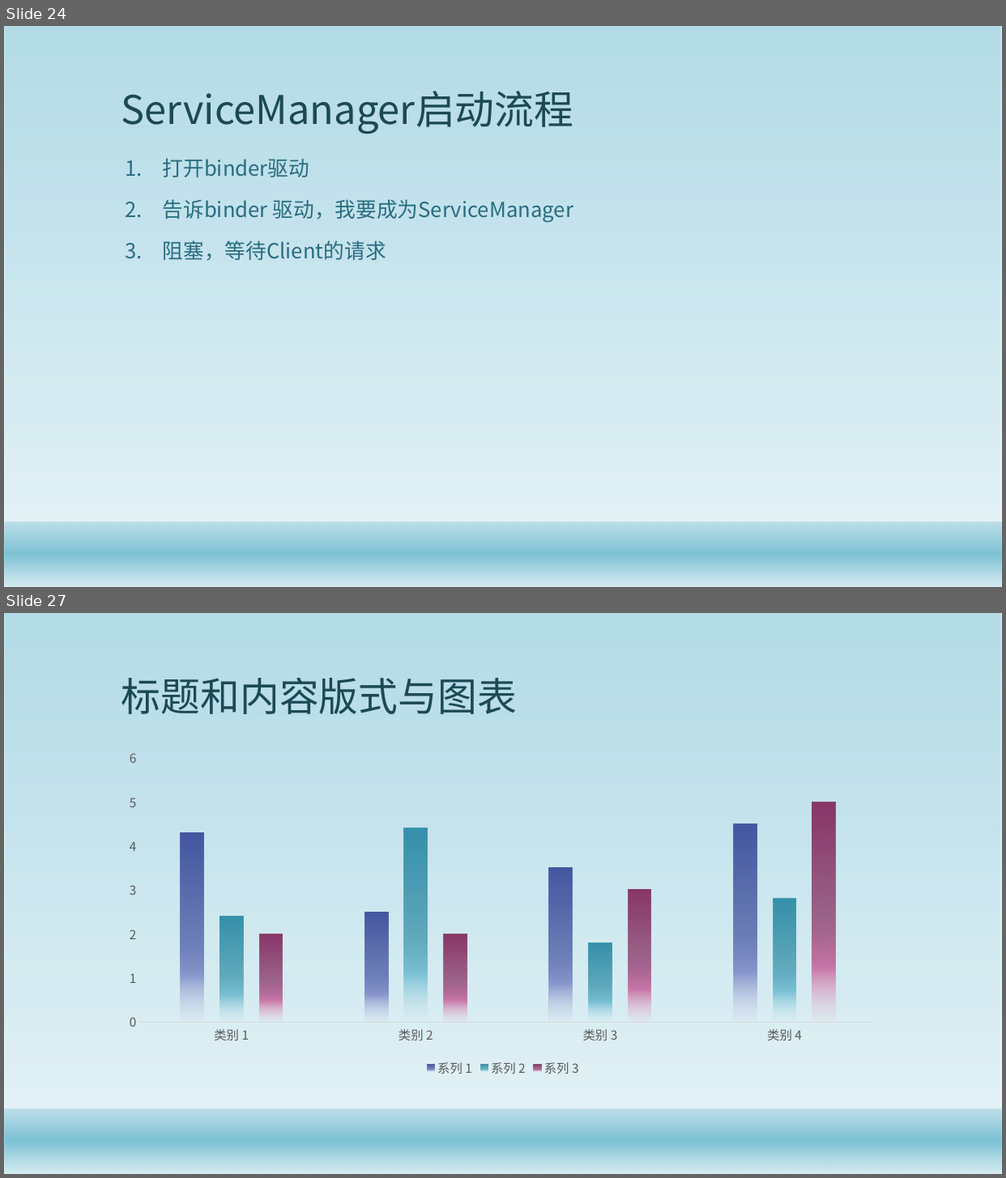
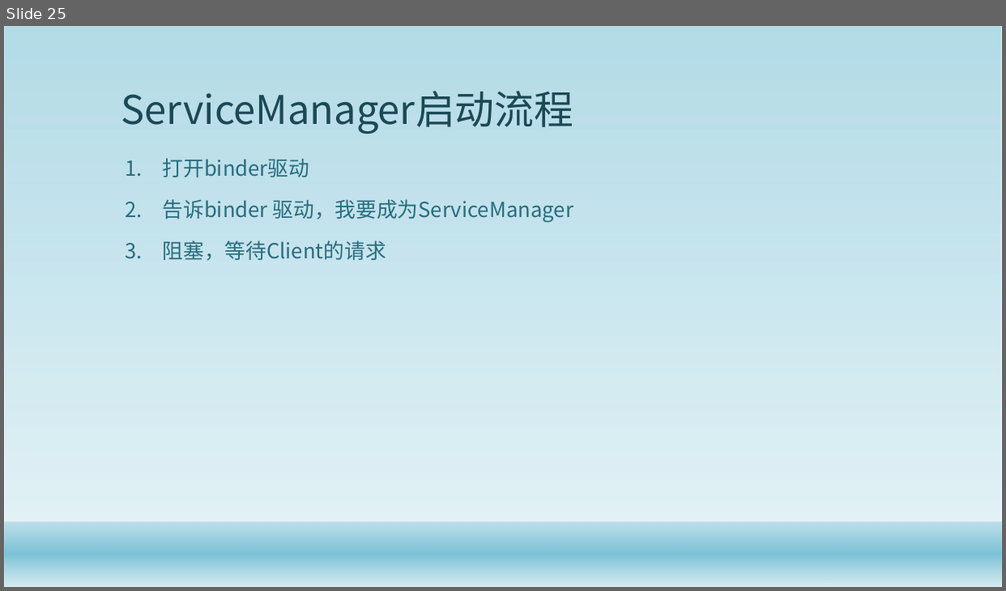
Before and after one commit to gaozhuo/binder-, a slide deck: 技术分享.pptx. Shown one above the other, each under a label of ours: slides 24 and 27 before the commit, slide 25 after it; the slides between them are not shown. The pictures are 1006x1178 and 1006x591 pixels, drawn with LibreOffice and Linux fonts; fonts in the diff are those of the drawing; background and template pictures are left out. Boxes give left, top, right and bottom in pixels: in the first picture for what was removed or moved away, otherwise in the second. Text is boxed around its words. In the diff, an @@ line names an element or a change of style, - is before the commit and + after.

```diff
--- a/技术分享.pptx
+++ b/技术分享.pptx
@@ slide 27 removed at [4,613,1002,1174], background #FFFFFF; not listed: 2 template elements that a slide beside it also shows @@
@@ title removed at [121,678,517,714] @@
-标题和内容版式与图表
@@ column chart removed at [114,742,893,1081] @@
-categories: 类别 1, 类别 2, 类别 3, 类别 4
-系列 1: 4.3, 2.5, 3.5, 4.5
-系列 2: 2.4, 4.4, 1.8, 2.8
-系列 3: 2, 2, 3, 5
@@ what was slide 24 is now slide 25 @@
```
Also in this commit, not shown: 4 slides changed, 14 slides added, 16 other slides removed, 10 other files.
